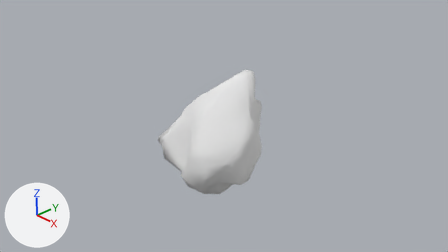
Before and after pictures for a commit that changed the Blender file Assets/Models/Asteroid_001.blend.
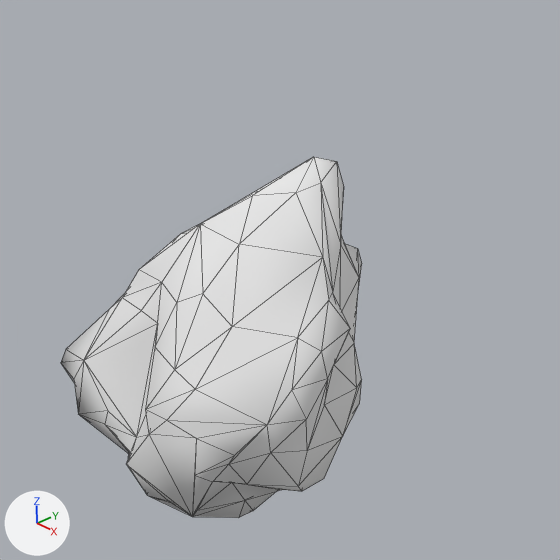
Each version appears first from the file's camera 'Camera', and next in a close-up on the part from 31% to 74% of the width and 6% to 83% of the height. Arrows for +X, +Y and +Z are at lower left; the lights stay in place. The close-ups show mesh edges as thin lines.

The first close-up shows 'Asteroid_001'.
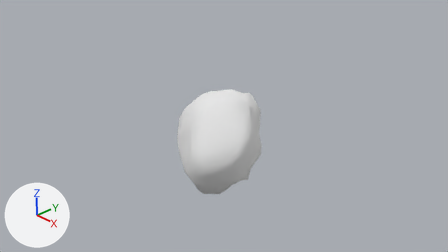
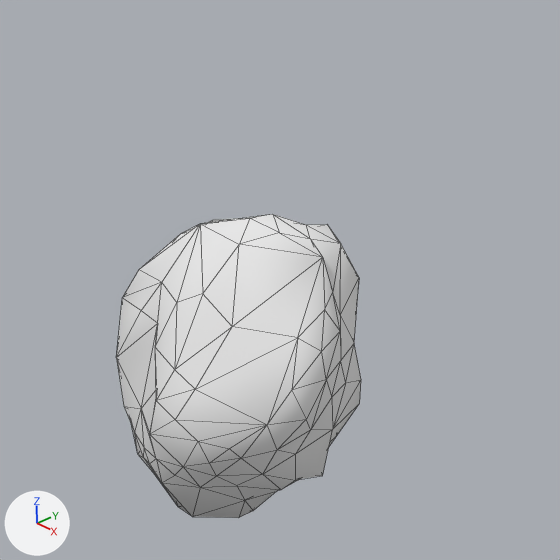
Diff of the bpy script that builds the scene:
```diff
--- a/Assets/Models/Asteroid_001.blend.py
+++ b/Assets/Models/Asteroid_001.blend.py
@@ me_icosphere @@
 # used by ob_asteroid_001; location = (0.0, 0.0, 0.0)
 # verts and faces of me_icosphere; kept vertices keep their numbers, new ones are numbered from 140
 # before: 99 (0.36, 1.31, 0.74) at pixel (357, 248), 100 (0.37, 1.35, 0.6) at pixel (361, 263), 101 (0.16, 1.0, 1.56) at pixel (313, 156), 102 (0.23, 0.73, 1.35) at pixel (295, 192), 103 (0.34, 0.89, 1.42) at pixel (320, 182)
 # before: 108 (-0.15, 0.62, 1.25) at pixel (252, 195), 122 (-0.52, 0.86, 0.85), 123 (-0.19, 1.2, 0.98), 125 (-0.4, 1.31, 0.81), 127 (0.03, 1.01, 1.45)
 # before: 128 (0.28, 1.13, 1.52) at pixel (336, 161), 129 (0.13, 1.2, 1.29), 131 (0.35, 1.14, 1.32) at pixel (343, 186), 133 (0.39, 1.07, 0.95) at pixel (340, 233), 134 (0.38, 1.12, 0.85) at pixel (344, 243)
 # before: 135 (0.09, 1.18, 0.82)
-me_icosphere.from_pydata(...)  # 140 vertices, 272 faces; spans x -1.99..1.02, y -0.56..1.35, z -1.4..1.56
+me_icosphere.from_pydata(...)  # 138 vertices, 268 faces; spans x -1.44..1.0, y -0.5..1.3, z -1.4..1.11
+# me_icosphere part 1
+# 7 vertices are removed from x -1.99..-1.3, y -0.16..0.21, z -1.08..-0.38
+# 31 faces are deleted
+# 49 vertices move from x -1.97..1.02, y -0.56..0.65, z -1.17..0.72 to x -1.44..0.99, y -0.5..0.62, z -1.07..0.65
+# 5 vertices are added at (-0.99, 0.11, -0.95), (-1.14, -0.06, -0.32), (-1.37, 0.28, -0.32), (-1.24, 0.12, -0.49), (-1.21, 0.21, -0.7)
+# 27 new faces join them
+# me_icosphere part 2
+verts[99] = (0.34, 1.15, 0.62)  # moved
+verts[100] = (0.29, 1.27, 0.48)  # moved
+verts[101] = (0.0, 0.71, 1.11)  # moved, pixel (272, 214)
+verts[102] = (0.19, 0.59, 1.04)  # moved, pixel (279, 232)
+verts[103] = (0.39, 0.73, 1.01)  # moved, pixel (310, 238)
+verts[108] = (-0.1, 0.55, 1.09)  # moved, pixel (249, 218)
+verts[122] = (-0.52, 0.86, 0.86)  # moved
+verts[123] = (-0.22, 1.06, 0.83)  # moved
+verts[125] = (-0.43, 1.25, 0.73)  # moved
+verts[127] = (-0.15, 0.84, 1.0)  # moved
+verts[128] = (0.21, 0.87, 1.04)  # moved, pixel (306, 224)
+verts[129] = (0.12, 0.99, 0.95)  # moved
+verts[131] = (0.33, 0.98, 1.04)  # moved, pixel (327, 224)
+verts[133] = (0.37, 1.04, 0.91)  # moved, pixel (336, 238)
+verts[134] = (0.38, 1.09, 0.77)  # moved
+verts[135] = (0.16, 1.11, 0.8)  # moved
 me_icosphere.materials.append(mat_asteroid_001)
```

Location of each change, [x1, y1, x2, y2] in pixels of the close-ups (560 x 560 px; the box of a moved part takes in the faces that stretch with it):
'Asteroid_001', reshaped (19% narrower, 16% shorter): before [61, 157, 362, 518]; after [116, 214, 361, 518]
part 1 of me_icosphere, moved or reshaped: before [61, 257, 362, 517]; after [116, 257, 361, 517]
part 2 of me_icosphere, moved or reshaped: before [201, 157, 362, 291]; after [202, 214, 341, 291]
